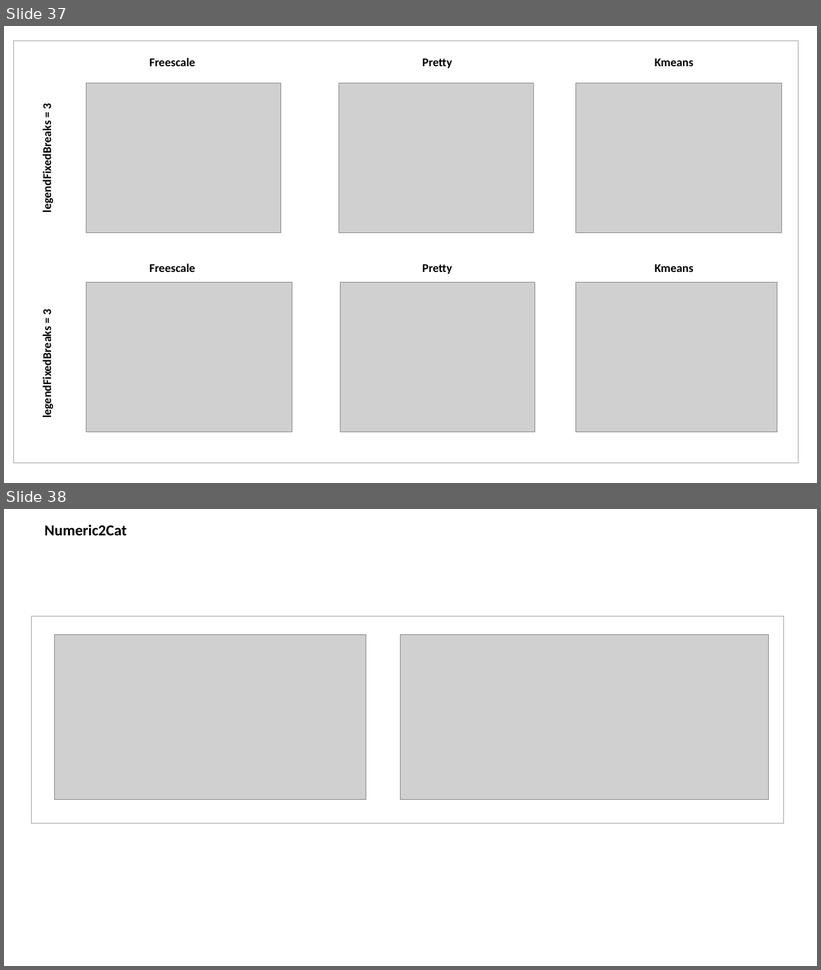
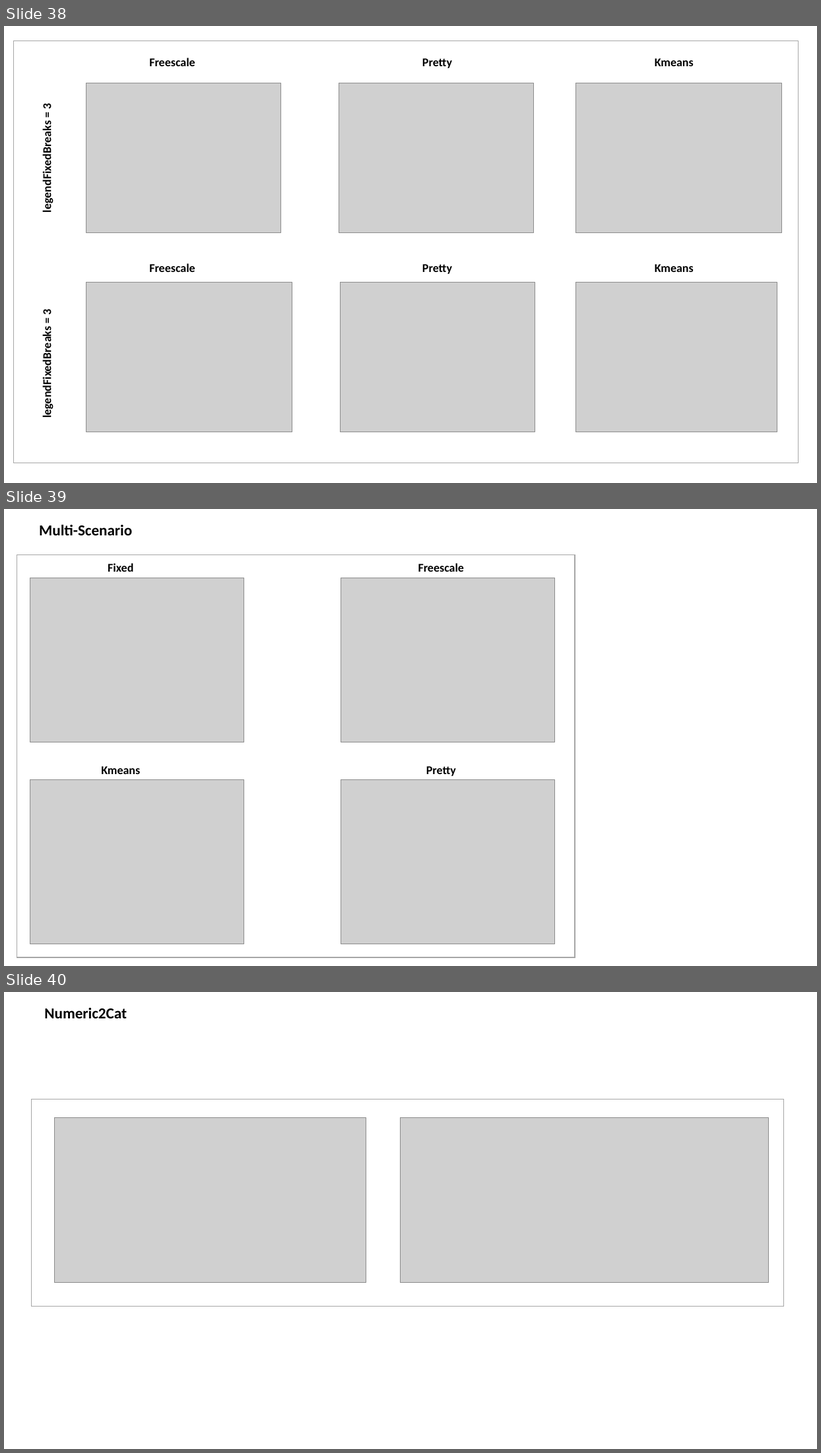
Before and after one commit to JGCRI/rmap, a slide deck: vignettes/vignetteFigs/00vignetteFigs.pptx. Shown one above the other, each under a label of ours: slides 37 and 38 before the commit, slides 38, 39 and 40 after it. The pictures are 821x970 and 821x1453 pixels, drawn with LibreOffice and Linux fonts; fonts in the diff are those of the drawing; grey boxes stand for pictures. Boxes give left, top, right and bottom in pixels: in the first picture for what was removed or moved away, otherwise in the second. Text is boxed around its words. In the diff, an @@ line names an element or a change of style, - is before the commit and + after.

Commit message:
Adding multi-scenario and legendFixedBreaks

```diff
--- a/vignettes/vignetteFigs/00vignetteFigs.pptx
+++ b/vignettes/vignetteFigs/00vignetteFigs.pptx
@@ slide 39 added at (4,509,817,966), background #FFFFFF @@
@@ text added at (39,524,132,535), 18 pt, text #000000, bold @@
+Multi-Scenario
@@ rectangle added at (17,555,575,958), outline #A6A6A6 1 pt @@
@@ text added at (108,563,133,572), 14 pt, text #000000, bold @@
+Fixed
@@ text added at (418,563,464,572), 14 pt, text #000000, bold @@
+Freescale
@@ picture added at (30,578,244,743) @@
@@ picture added at (341,578,556,743) @@
@@ picture added at (30,780,244,945) @@
@@ text added at (101,766,140,774), 14 pt, text #000000, bold @@
+Kmeans
@@ picture added at (341,780,556,945) @@
@@ text added at (426,766,456,776), 14 pt, text #000000, bold @@
+Pretty
@@ what was slide 37 is now slide 38 @@
@@ what was slide 38 is now slide 40 @@
```
Also in this commit, not shown: 4 slides changed, 1 other slide added, 16 other files.
